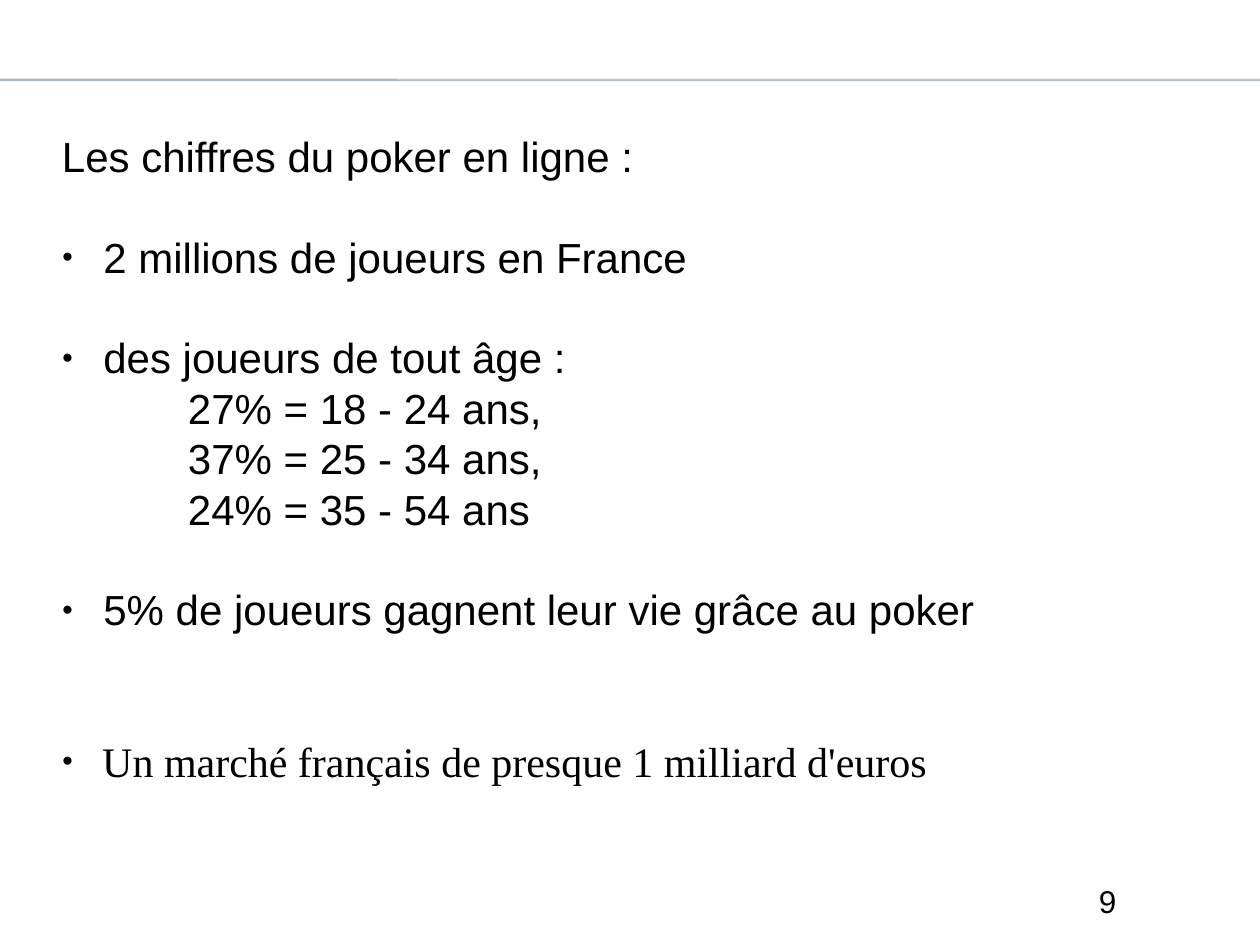
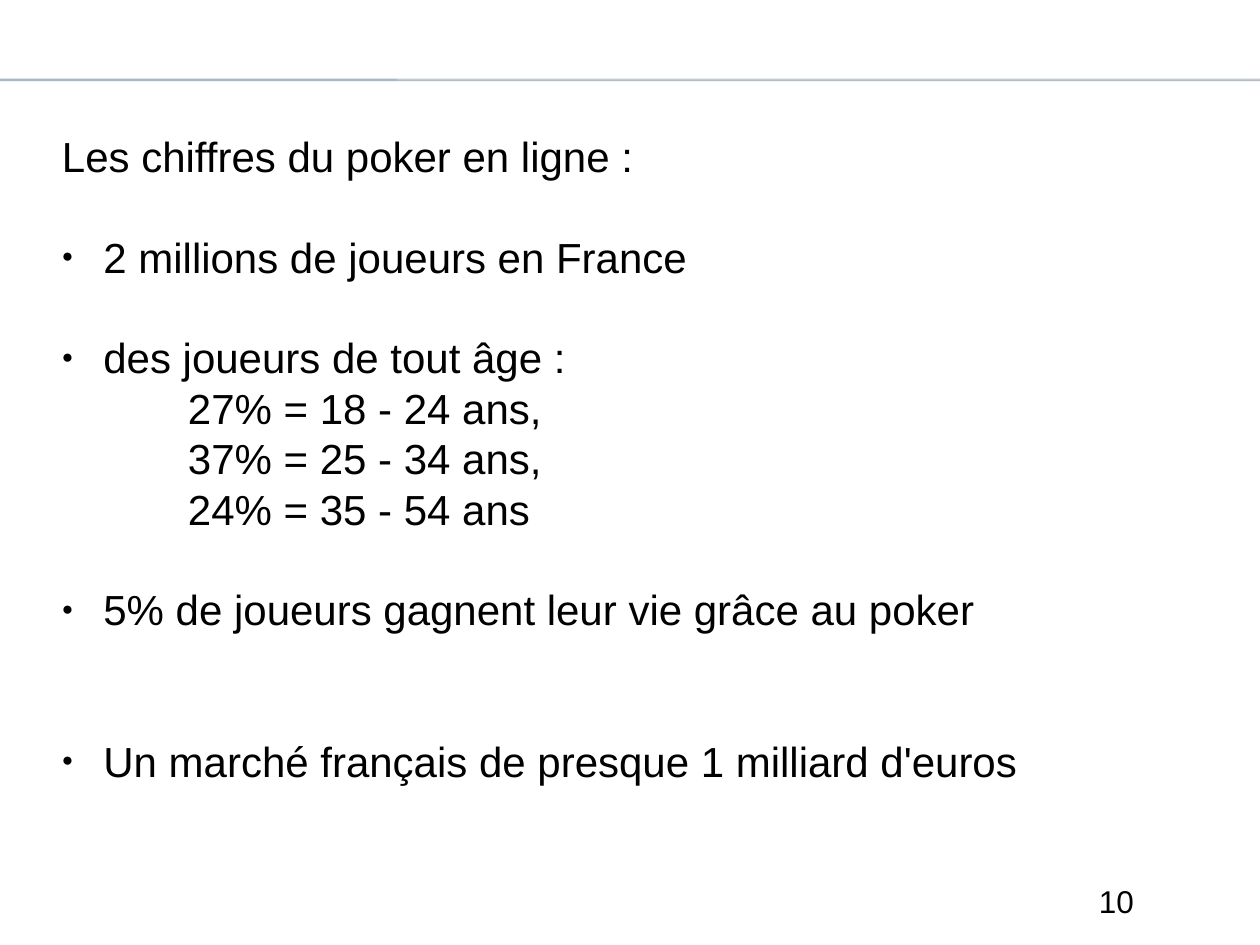
Before and after one commit to OlivierK/economie, a slide deck: slide 10 of presentation.odp (slide 9 before the commit). Drawn at 1260x945 pixels with LibreOffice and Linux fonts; fonts in the diff are those of the drawing; background and template pictures are left out. Boxes give left, top, right and bottom in pixels: in the first picture for what was removed or moved away, otherwise in the second. Text is boxed around its words. In the diff, an @@ line names an element or a change of style, - is before the commit and + after.

```diff
--- a/presentation.odp
+++ b/presentation.odp
@@ text at (x1=103, y1=746, x2=1016, y2=785): font Times New Roman to Arial in "Un marché français de presque 1 milliard ..." @@
@@ page number at (x1=1099, y1=891, x2=1134, y2=914): text changed @@
-9
+10
```
Also in this commit, not shown: 7 other slides changed, 1 slide added, 1 slide removed, 1 other file.
